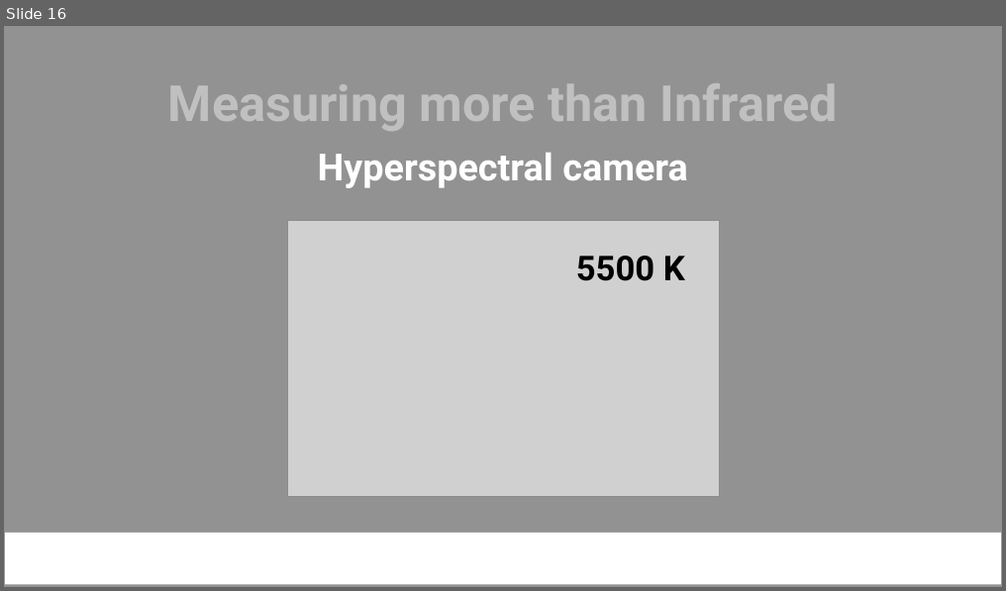
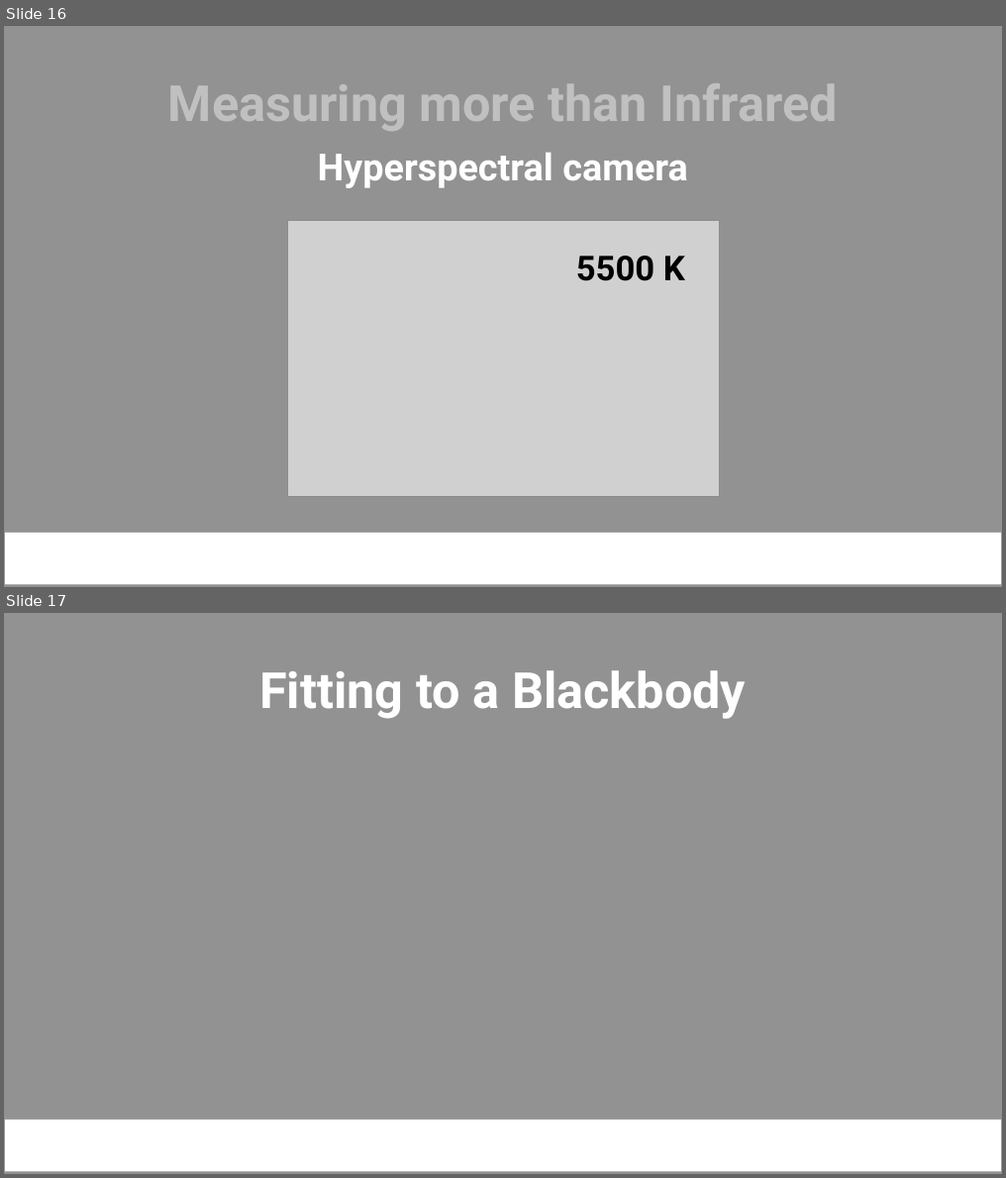
Before and after one commit to NamanJParikh/reu2024-hyperspectral-camera, a slide deck: presentation/REU Presentation (2024) template.pptx. Shown one above the other, each under a label of ours: slide 16 before the commit, slides 16 and 17 after it. The pictures are 1006x591 and 1006x1178 pixels, drawn with LibreOffice and Linux fonts; fonts in the diff are those of the drawing; grey boxes stand for pictures; background and template pictures are left out. Boxes give left, top, right and bottom in pixels: in the first picture for what was removed or moved away, otherwise in the second. Text is boxed around its words. In the diff, an @@ line names an element or a change of style, - is before the commit and + after.

```diff
--- a/presentation/REU Presentation (2024) template.pptx
+++ b/presentation/REU Presentation (2024) template.pptx
@@ slide 17 added at [4, 613, 1002, 1174], background #929292; not listed: 1 template element that a slide beside it also shows @@
@@ text added at [259, 670, 746, 719], 96 pt, text #FFFFFF, bold @@
+Fitting to a Blackbody
```
Also in this commit, not shown: 4 other slides added, 1 other file.
